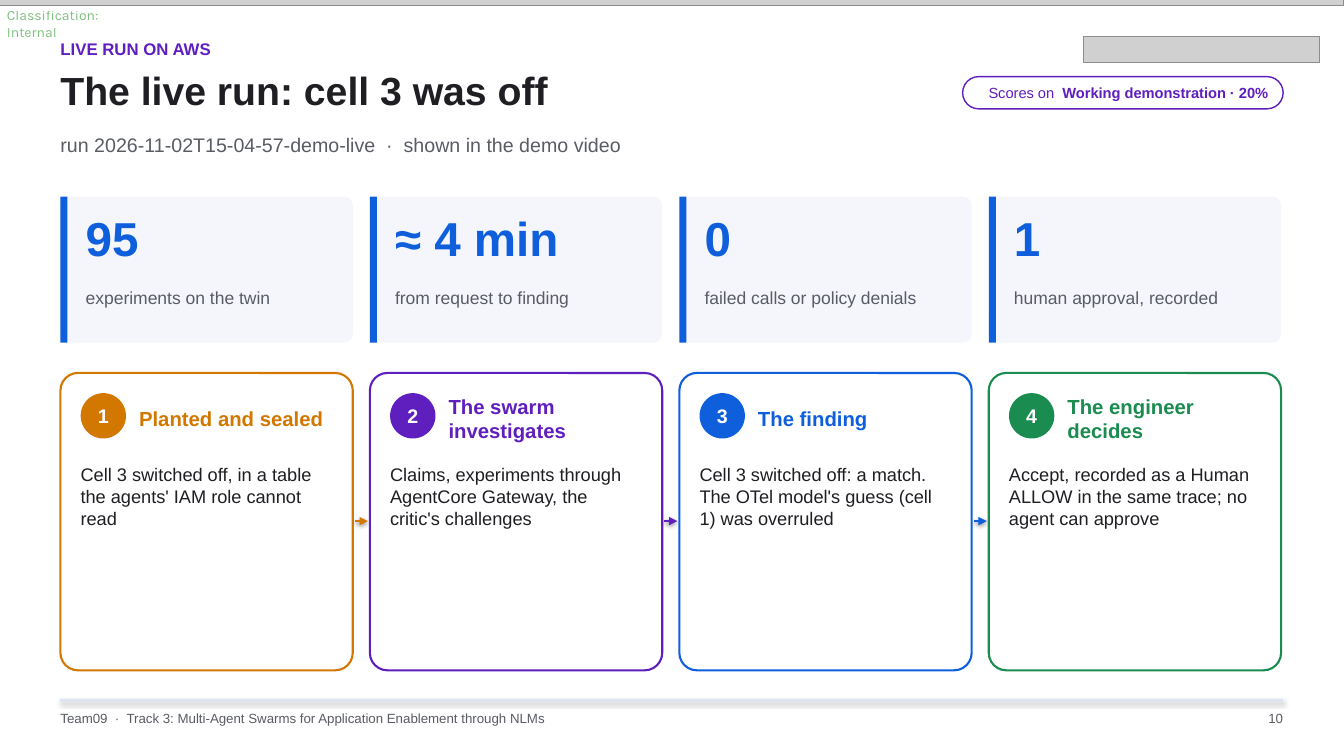
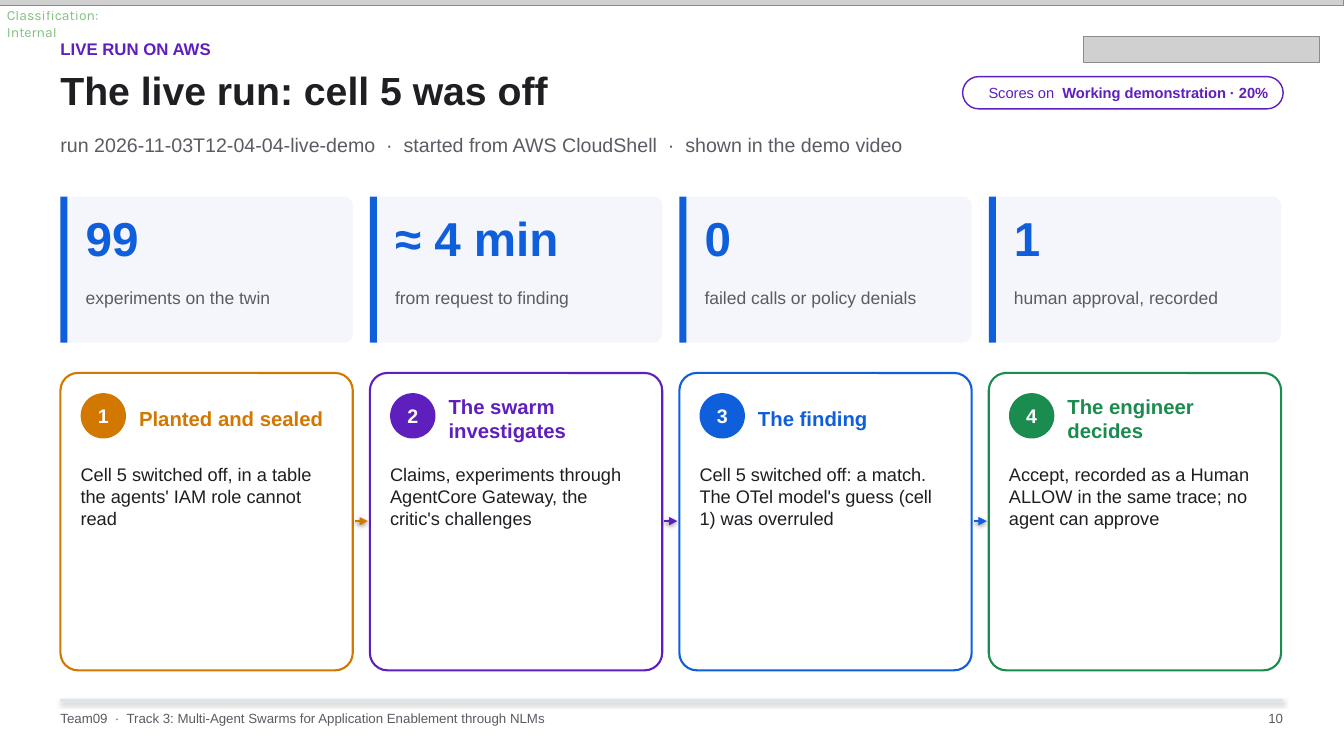
Before and after one commit to gvmgit/FYUZ-BB26, a slide deck: slide 10 of researcher/docs/NetworkIQ_Presentation.pptx. Drawn at 1344x756 pixels with LibreOffice and Linux fonts; fonts in the diff are those of the drawing; grey boxes stand for pictures. Boxes give left, top, right and bottom in pixels: in the first picture for what was removed or moved away, otherwise in the second. Text is boxed around its words. In the diff, an @@ line names an element or a change of style, - is before the commit and + after.

Commit message:
Presentation: slides 4 and 10 show the run in the demo video (2026-11-03T12-04-04-live-demo)

```diff
--- a/researcher/docs/NetworkIQ_Presentation.pptx
+++ b/researcher/docs/NetworkIQ_Presentation.pptx
@@ text at (x1=60, y1=76, x2=548, y2=106): text changed @@
-The live run: cell 3 was off
+The live run: cell 5 was off
@@ text at (x1=60, y1=138, x2=903, y2=152): text changed @@
-run 2026-11-02T15-04-57-demo-live · shown in the demo video
+run 2026-11-03T12-04-04-live-demo · started from AWS CloudShell · shown in the demo video
@@ text at (x1=86, y1=222, x2=139, y2=257): text changed @@
-95
+99
@@ text at (x1=81, y1=467, x2=311, y2=525): text changed @@
-Cell 3 switched off, in a table the agents' IAM role cannot read
+Cell 5 switched off, in a table the agents' IAM role cannot read
@@ text at (x1=700, y1=467, x2=932, y2=529): text changed @@
-Cell 3 switched off: a match. The OTel model's guess (cell 1) was overruled
+Cell 5 switched off: a match. The OTel model's guess (cell 1) was overruled
```
Also in this commit, not shown: 1 other slide changed, 1 other file.
